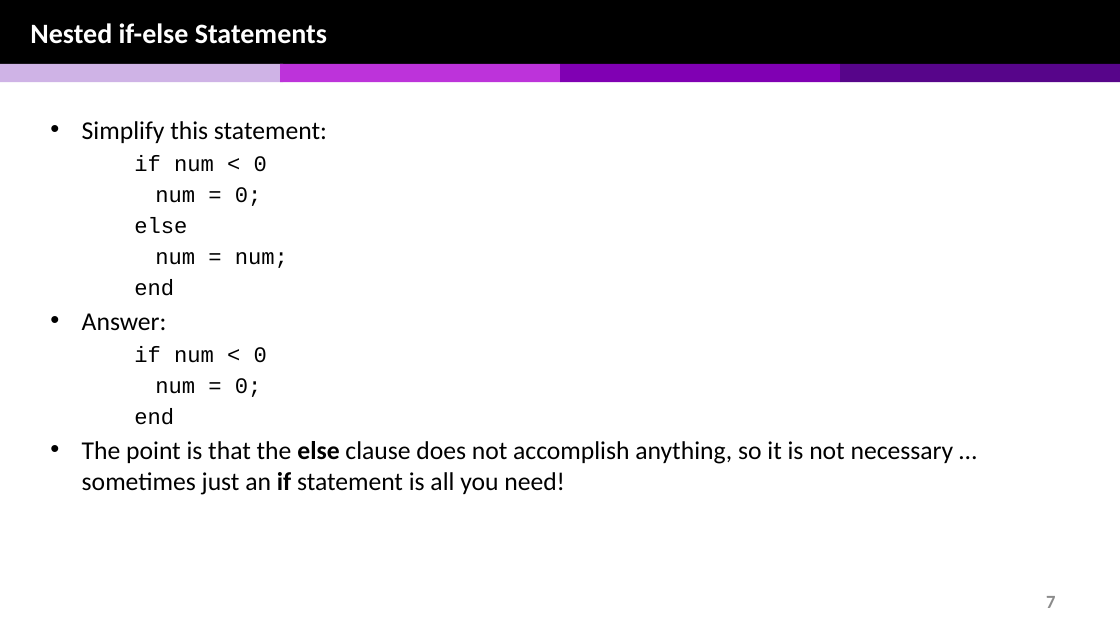
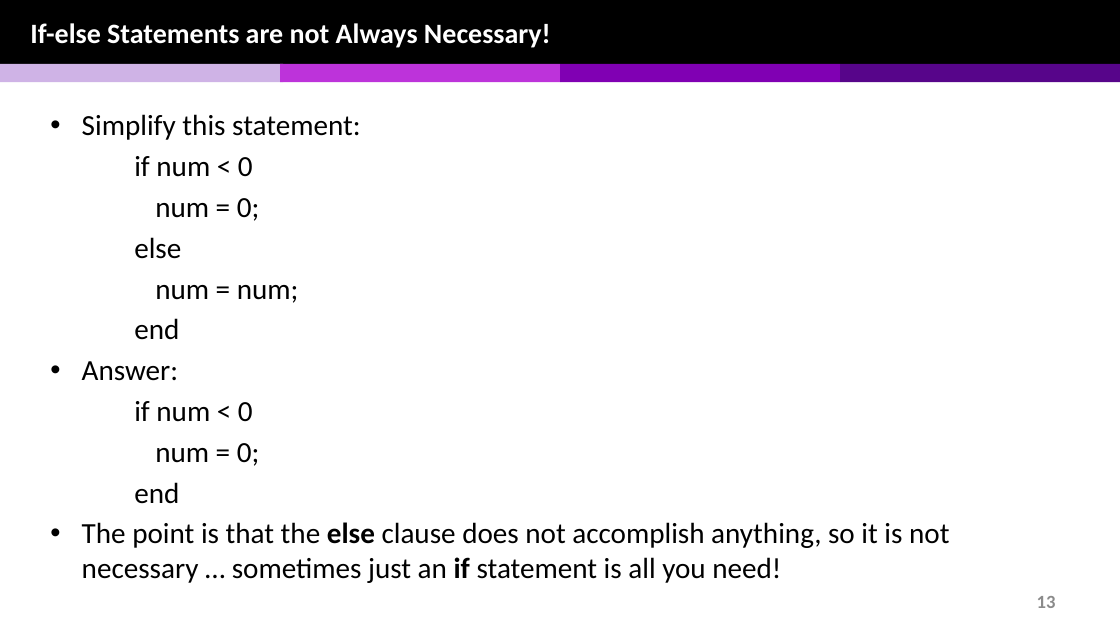
Before and after one commit to chulminy/AE_ENVE_GEOE_121, a slide deck: slide 13 of lecture/selection_statement/selection_statement_v1.pptx (slide 7 before the commit). Drawn at 1120x630 pixels with LibreOffice and Linux fonts; fonts in the diff are those of the drawing. Boxes give left, top, right and bottom in pixels: in the first picture for what was removed or moved away, otherwise in the second. Text is boxed around its words. In the diff, an @@ line names an element or a change of style, - is before the commit and + after.

```diff
--- a/lecture/selection_statement/selection_statement_v1.pptx
+++ b/lecture/selection_statement/selection_statement_v1.pptx
@@ text at (x1=30, y1=23, x2=551, y2=48): text changed @@
-Nested if-else Statements
+If-else Statements are not Always Necessary!
@@ text "Simplify this statement:" at (x1=82, y1=114, x2=949, y2=583): size 22 to 25 pt in "Simplify this statement:", "Answer:", "The point is that the else clause ..."; size 19 to 25 pt, font Courier New to Calibri in "if num < 0", "num = 0;", "else", "num = num;" and 4 more places; more space between paragraphs @@
@@ page number at (x1=1037, y1=596, x2=1056, y2=608): text changed @@
-7
+13
```
Also in this commit, not shown: 6 other slides changed, 12 slides added, 2 slides removed, 16 other files.
